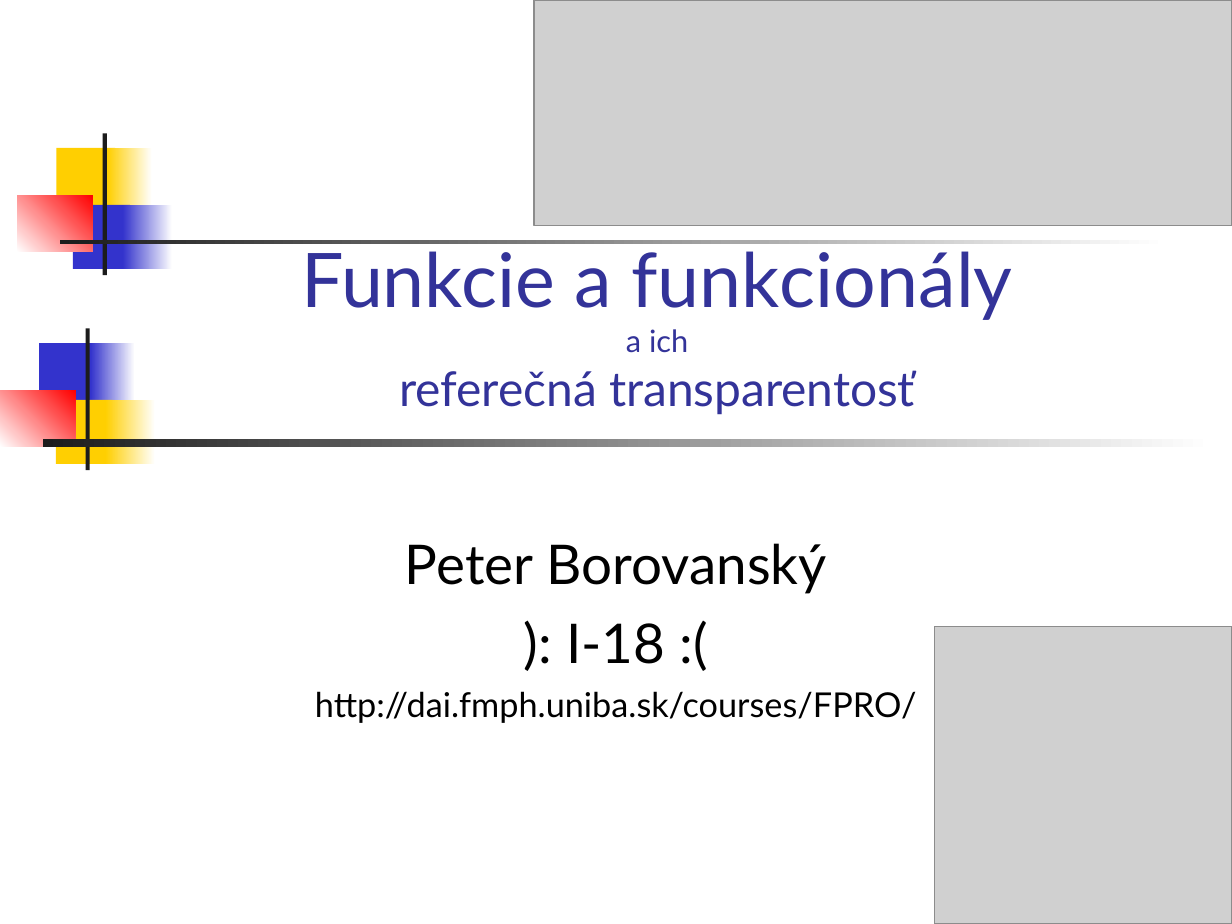
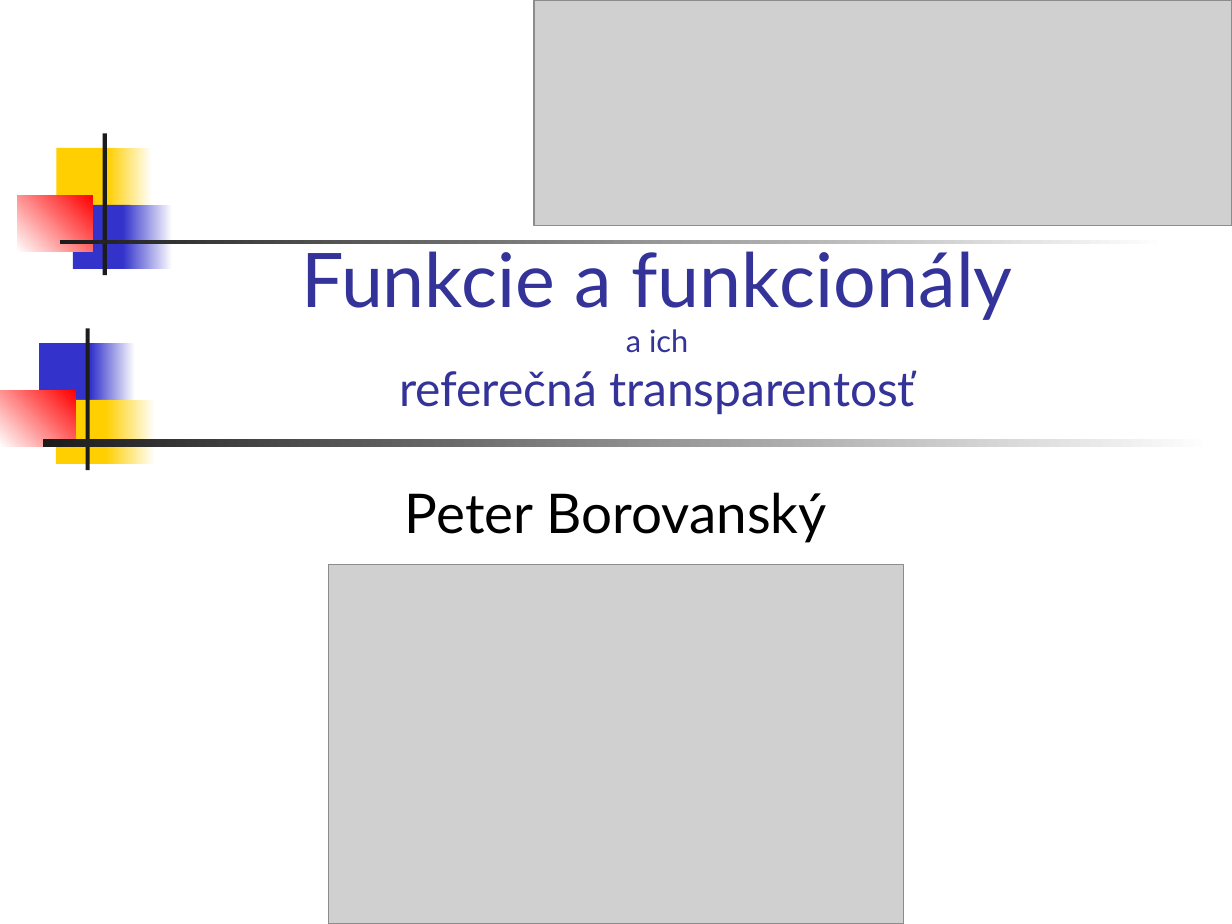
Before and after one commit to Funkcionalne/Prednasky, a slide deck: slide 1 of 02/02_fpro.ppt. Drawn at 1232x924 pixels with LibreOffice and Linux fonts; fonts in the diff are those of the drawing; grey boxes stand for pictures. Boxes give left, top, right and bottom in pixels: in the first picture for what was removed or moved away, otherwise in the second. Text is boxed around its words. In the diff, an @@ line names an element or a change of style, - is before the commit and + after.

```diff
--- a/02/02_fpro.ppt
+++ b/02/02_fpro.ppt
@@ subtitle "Peter Borovanský": place and size @@
-subtitle "Peter Borovanský" at (315, 543, 917, 723)
+subtitle "Peter Borovanský" at (405, 492, 827, 543)
@@ picture: place and size @@
-picture at (934, 626, 1232, 924)
+picture at (329, 564, 904, 924)
@@ subtitle at (315, 623, 917, 723): paragraphs removed @@
-): I-18 :(
-http://dai.fmph.uniba.sk/courses/FPRO/
```
Also in this commit, not shown: 16 other slides changed, 2 slides added, 1 other file.
